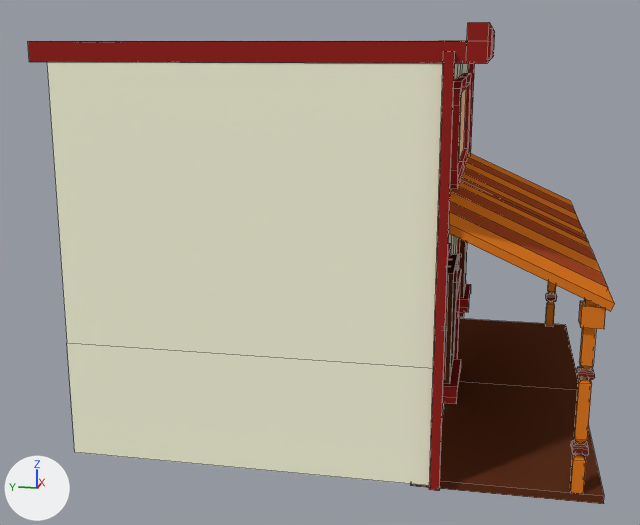
Two versions of the Blender file TheOvercoat/Assets/Models(blend)/Yapılar/StoryBuildings/BerberShop/berber0.blend, one commit apart.
Both versions are drawn from a 50 mm camera at (-19.57, -3.42, 8.41) aimed at (-0.45, 0.41, 3.63). The lights are fixed; the arrows at lower left show +X, +Y and +Z. Mesh edges are drawn as thin lines. Objects named as collision shapes, trigger or cutter boxes, shadow casters or lower levels of detail are left out.

In view in the first picture: 'berber0_LOD0'.
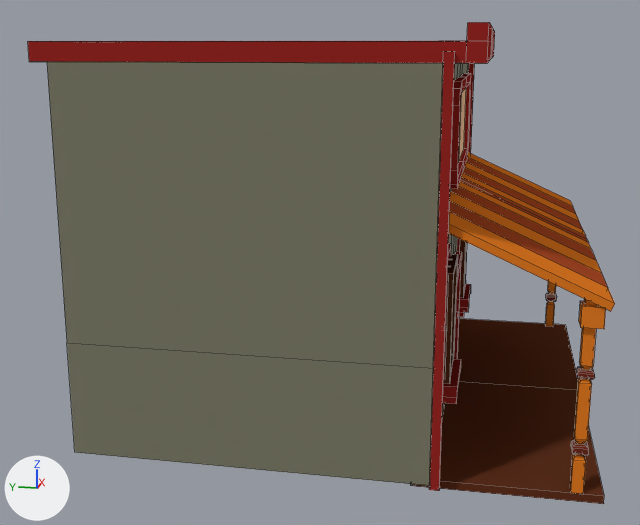
Pixel boxes (x1, y1, x2, y2) of what changed, in the pictures (640 x 525 px; the box of a moved part takes in the faces that stretch with it):
part 1 of me_cube_001, added (yellow)
    after: (47, 62, 469, 486)
part 2 of me_cube_001, moved or reshaped
    before: (442, 63, 469, 417)
    after: (454, 252, 462, 359)

The edits, one by one:
me_cube_001 is used by ob_berber0_lod0; location (0.0, 0.0, 2.18); scale (1.34, 1.34, 1.34).
Verts and faces of me_cube_001; kept vertices keep their numbers, new ones are numbered from 312.
Before the commit, vertices of me_cube_001: 5 (0.81, -2.0, 0.67) at pixel (460, 276), 7 (0.81, -1.88, 0.67), 9 (0.94, -2.0, 0.67) at pixel (460, 274), 11 (0.94, -1.88, 0.67), 16 (0.0, -2.0, 0.77) at pixel (458, 282).
Before the commit, vertices of me_cube_001: 17 (0.95, -2.0, 0.77) at pixel (461, 269), 18 (0.0, -1.88, 0.77), 19 (0.95, -1.88, 0.77), 20 (0.0, -2.0, 0.64) at pixel (458, 289), 21 (0.95, -2.0, 0.64) at pixel (460, 275).
Before the commit, vertices of me_cube_001: 22 (0.0, -1.88, 0.64), 23 (0.95, -1.88, 0.64), 160 (0.0, -1.9, 0.64), 178 (0.85, -1.9, 0.64).
me_cube_001 had 312 vertices, 264 faces and spanned x 0.0..3.94, y -4.1..3.42, z -1.11..4.9.
me_cube_001 now has 335 vertices, 275 faces and spans x 0.0..3.94, y -4.1..3.42, z -1.11..4.9.
me_cube_001 part 1: a new loose piece of 17 vertices spanning x 0.0..3.84, y -1.9..3.18, z -1.0..4.44, in mat_material_001.
Part 2, on me_cube_001:
Vertices 5, 7, 9, 11 move by (0.0, 0.0, 0.29).
Vertices 16 to 23, 160, 178 move by (0.0, 0.0, 0.31).
